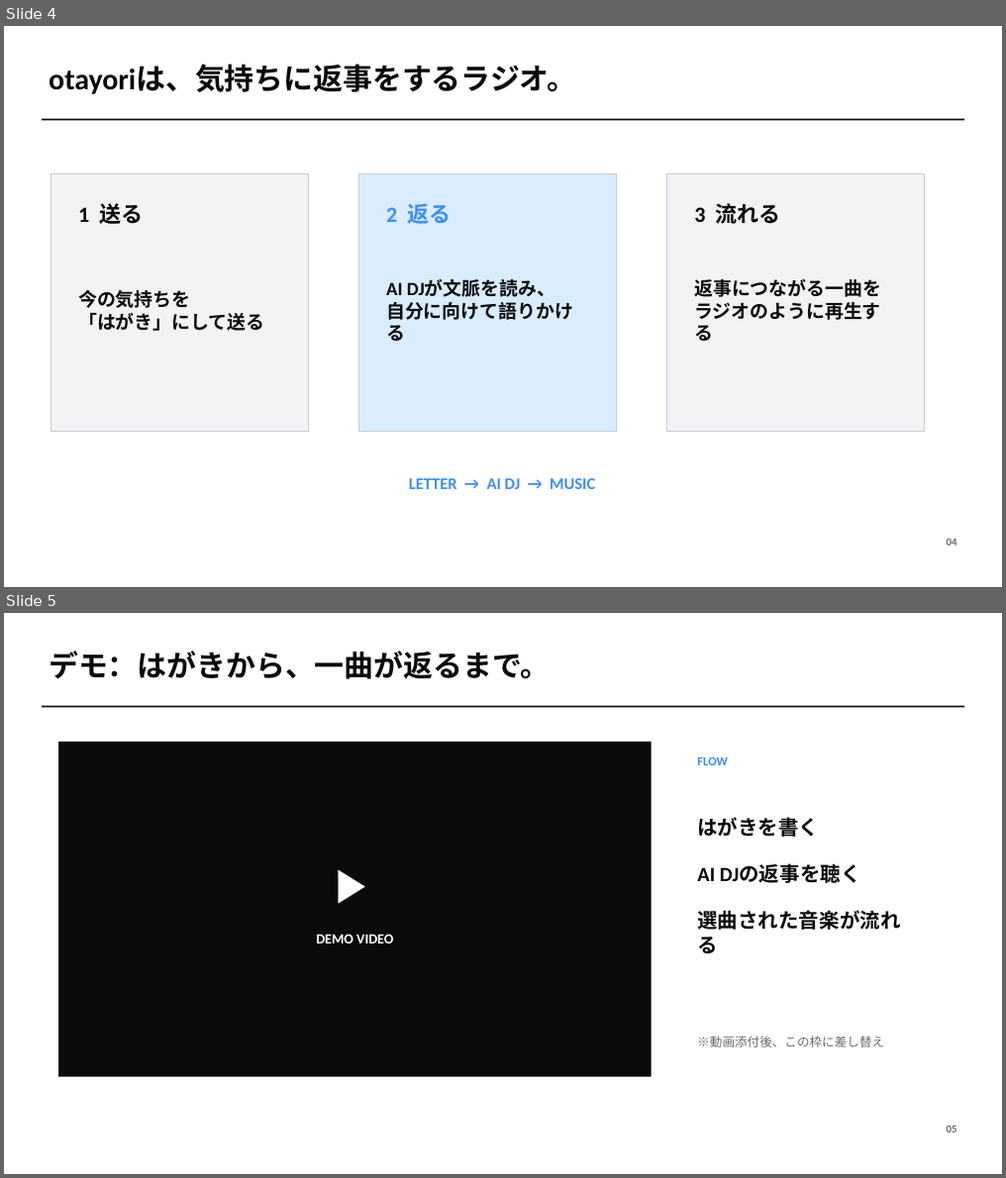
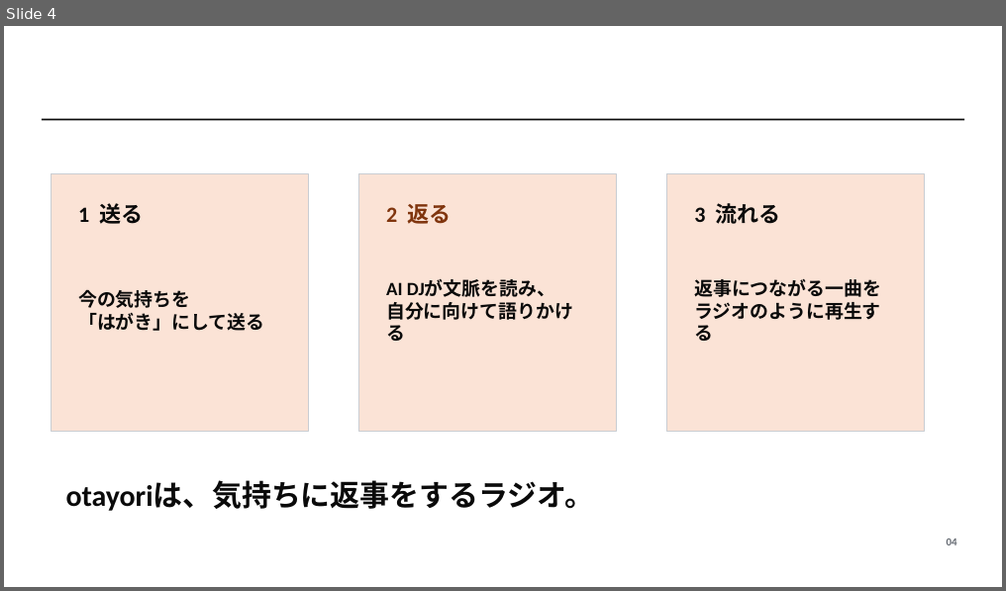
Before and after one commit to kazui-dev/findy-campus-hackathon-02, a slide deck: docs/otayori.pptx. Shown one above the other, each under a label of ours: slides 4 and 5 before the commit, slide 4 after it. The pictures are 1006x1178 and 1006x591 pixels, drawn with LibreOffice and Linux fonts; fonts in the diff are those of the drawing. Boxes give left, top, right and bottom in pixels: in the first picture for what was removed or moved away, otherwise in the second. Text is boxed around its words. In the diff, an @@ line names an element or a change of style, - is before the commit and + after.

```diff
--- a/docs/otayori.pptx
+++ b/docs/otayori.pptx
@@ slide 5 removed at box(4, 613, 1002, 1174), background #FFFFFF @@
@@ text removed at box(49, 651, 549, 679) @@
-デモ：はがきから、一曲が返るまで。
@@ rectangle removed at box(42, 706, 964, 707) @@
@@ rectangle removed at box(58, 742, 651, 1077) @@
@@ text removed at box(697, 757, 728, 765) @@
-FLOW
@@ text removed at box(697, 817, 900, 954) @@
-はがきを書く
-AI DJの返事を聴く
-選曲された音楽が流れる
@@ text removed at box(285, 847, 417, 917) @@
-▶
@@ text removed at box(316, 934, 393, 944) @@
-DEMO VIDEO
@@ text removed at box(697, 1036, 884, 1048) @@
-※動画添付後、この枠に差し替え
@@ text removed at box(946, 1126, 957, 1133) @@
-05
@@ slide 4 changed as well @@
@@ rectangle at box(51, 174, 308, 432): fill #F1F3F5 to #FBE3D6 @@
@@ rectangle at box(358, 174, 617, 432): fill #D9EDFF to #FBE3D6 @@
@@ text "2 返る" at box(386, 204, 450, 224): text colour #3D8DFF to #80350E @@
@@ rectangle at box(666, 174, 924, 432): fill #F1F3F5 to #FBE3D6 @@
@@ text "otayoriは、気持ちに返事をするラジオ。": place and size @@
-text "otayoriは、気持ちに返事をするラジオ。" at box(49, 65, 577, 94)
+text "otayoriは、気持ちに返事をするラジオ。" at box(66, 481, 595, 511)
@@ text removed at box(409, 478, 595, 489) @@
-LETTER → AI DJ → MUSIC
```
Also in this commit, not shown: 5 other slides changed, 2 other slides removed.
